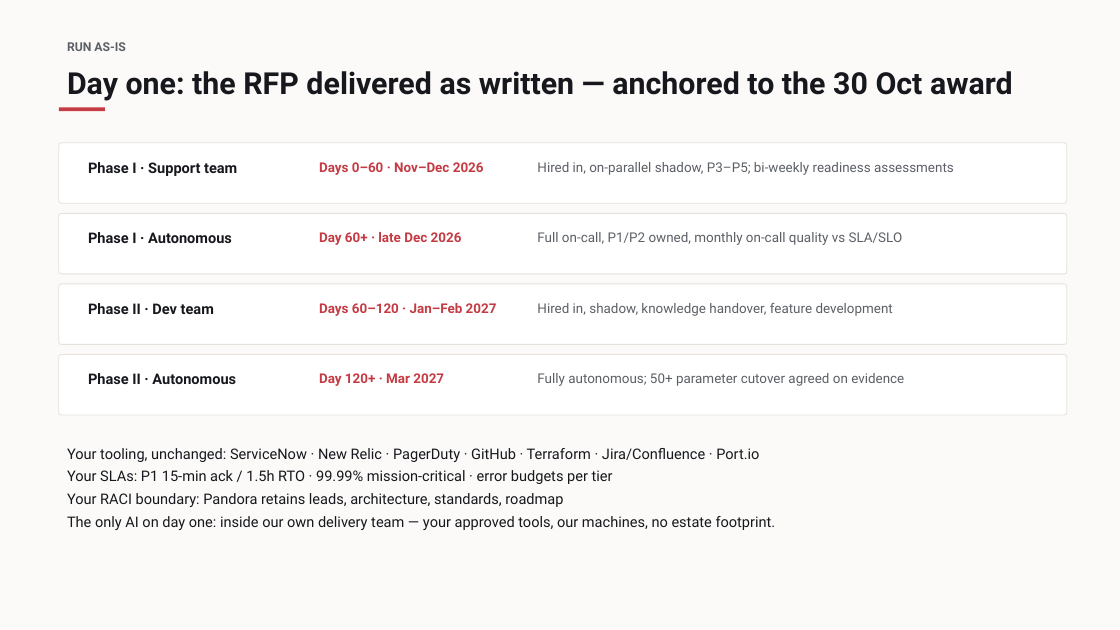
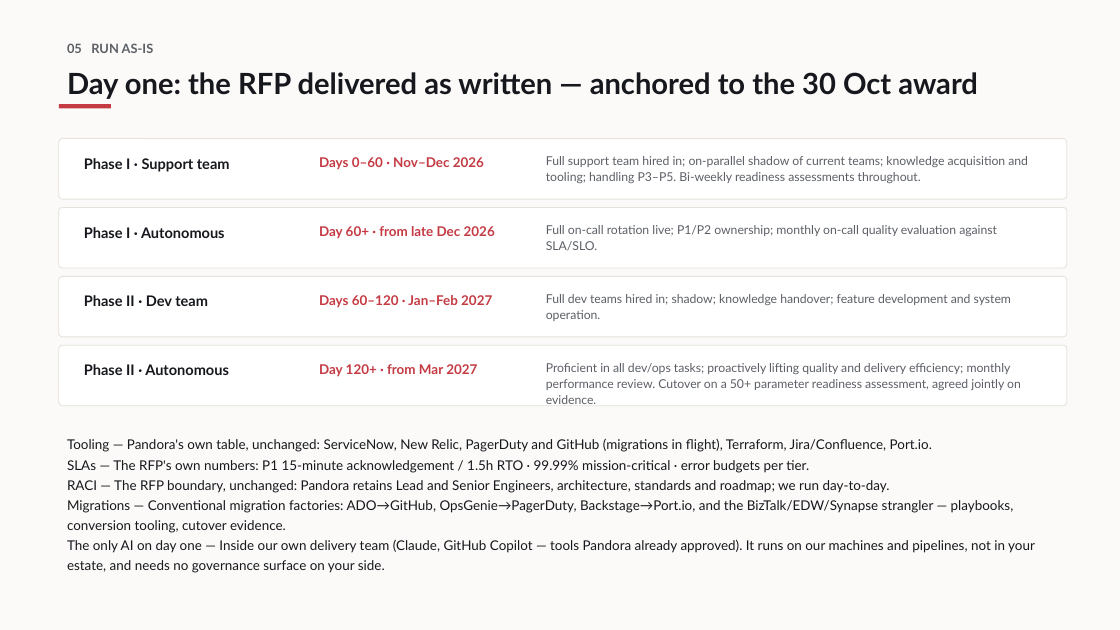
Before and after one commit to opsinghis/pand-tsf, a slide deck: slide 6 of docs/Alternative Approach - Summary.pptx. Drawn at 1120x630 pixels with LibreOffice and Linux fonts; fonts in the diff are those of the drawing. Boxes give left, top, right and bottom in pixels: in the first picture for what was removed or moved away, otherwise in the second. Text is boxed around its words. In the diff, an @@ line names an element or a change of style, - is before the commit and + after.

Commit message:
people and team added

```diff
--- a/docs/Alternative Approach - Summary.pptx
+++ b/docs/Alternative Approach - Summary.pptx
@@ text "Day one: the RFP delivered ..." at (67, 72, 978, 99): size 26 to 25 pt, font Roboto to Lato; line spacing 1 to 1.06 @@
@@ text at (67, 43, 154, 53): text changed; size 10.5 to 11 pt; font Roboto to Lato @@
-RUN AS-IS
+05 RUN AS-IS
@@ rectangle: place and size @@
-rectangle at (59, 108, 105, 111)
+rectangle at (59, 104, 111, 108)
@@ rounded rectangle: place and size @@
-rounded rectangle at (59, 143, 1067, 203)
+rounded rectangle at (59, 139, 1067, 199)
@@ text at (546, 156, 1028, 183): text changed; size 11.5 to 10.5 pt; font Roboto to Lato @@
-Hired in, on-parallel shadow, P3–P5; bi-weekly readiness assessments
+Full support team hired in; on-parallel shadow of current teams; knowledge acquisition and tooling; handling P3–P5. Bi-weekly readiness assessments throughout.
@@ rounded rectangle: place and size @@
-rounded rectangle at (59, 213, 1067, 274)
+rounded rectangle at (59, 208, 1067, 268)
@@ text at (319, 226, 495, 239): text changed; font Roboto to Lato @@
-Day 60+ · late Dec 2026
+Day 60+ · from late Dec 2026
@@ text at (546, 225, 997, 251): text changed; size 11.5 to 10.5 pt; font Roboto to Lato @@
-Full on-call, P1/P2 owned, monthly on-call quality vs SLA/SLO
+Full on-call rotation live; P1/P2 ownership; monthly on-call quality evaluation against SLA/SLO.
@@ rounded rectangle: place and size @@
-rounded rectangle at (59, 284, 1067, 344)
+rounded rectangle at (59, 276, 1067, 337)
@@ text "Phase II · Dev team": place and size @@
-text "Phase II · Dev team" at (88, 303, 214, 314)
+text "Phase II · Dev team" at (84, 295, 208, 306)
@@ font Roboto to Lato; line spacing 1 to 1.06 in 6 elements at (84, 158, 230, 172), (84, 227, 225, 238), (319, 157, 484, 170), (84, 295, 208, 306), (84, 364, 229, 375), (319, 295, 492, 308) @@
@@ text "Days 60–120 · Jan–Feb 2027": place and size @@
-text "Days 60–120 · Jan–Feb 2027" at (319, 303, 497, 316)
+text "Days 60–120 · Jan–Feb 2027" at (319, 295, 492, 308)
@@ text at (546, 294, 1011, 321): text changed; size 11.5 to 10.5 pt; font Roboto to Lato @@
-Hired in, shadow, knowledge handover, feature development
+Full dev teams hired in; shadow; knowledge handover; feature development and system operation.
@@ proportions changed in 4 elements at (59, 139, 1067, 199), (59, 208, 1067, 268), (59, 276, 1067, 337), (59, 345, 1067, 406) @@
@@ rounded rectangle: place and size @@
-rounded rectangle at (59, 355, 1067, 415)
+rounded rectangle at (59, 345, 1067, 406)
@@ text "Phase II · Autonomous": place and size @@
-text "Phase II · Autonomous" at (88, 373, 236, 384)
+text "Phase II · Autonomous" at (84, 364, 229, 375)
@@ text at (319, 364, 477, 377): text changed; font Roboto to Lato @@
-Day 120+ · Mar 2027
+Day 120+ · from Mar 2027
@@ text at (546, 363, 1021, 404): text changed; size 11.5 to 10.5 pt; font Roboto to Lato @@
-Fully autonomous; 50+ parameter cutover agreed on evidence
+Proficient in all dev/ops tasks; proactively lifting quality and delivery efficiency; monthly performance review. Cutover on a 50+ parameter readiness assessment, agreed jointly on evidence.
@@ text at (67, 438, 1035, 573): text changed; size 12.5 to 11.5 pt; font Roboto to Lato @@
-Your tooling, unchanged: ServiceNow · New Relic · PagerDuty · GitHub · Terraform · Jira/Confluence · Port.io
-Your SLAs: P1 15-min ack / 1.5h RTO · 99.99% mission-critical · error budgets per tier
-Your RACI boundary: Pandora retains leads, architecture, standards, roadmap
-The only AI on day one: inside our own delivery team — your approved tools, our machines, no estate footprint.
+Tooling — Pandora's own table, unchanged: ServiceNow, New Relic, PagerDuty and GitHub (migrations in flight), Terraform, Jira/Confluence, Port.io.
+SLAs — The RFP's own numbers: P1 15-minute acknowledgement / 1.5h RTO · 99.99% mission-critical · error budgets per tier.
+RACI — The RFP boundary, unchanged: Pandora retains Lead and Senior Engineers, architecture, standards and roadmap; we run day-to-day.
+Migrations — Conventional migration factories: ADO→GitHub, OpsGenie→PagerDuty, Backstage→Port.io, and the BizTalk/EDW/Synapse strangler — playbooks, conversion tooling, cutover evidence.
+The only AI on day one — Inside our own delivery team (Claude, GitHub Copilot — tools Pandora already approved). It runs on our machines and pipelines, not in your estate, and needs no governance surface on your side.
```
Also in this commit, not shown: 7 other slides changed, 13 slides added, 5 slides removed, 8 other files.
